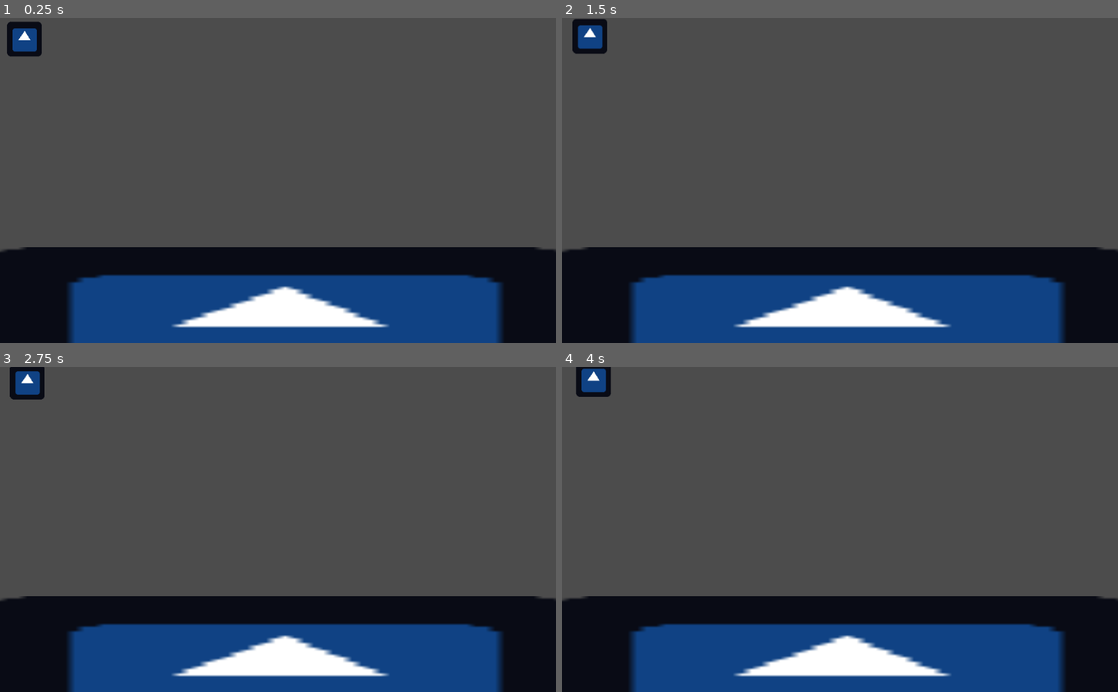
Above: before the commit, frames 1-4 (two rows, left to right).
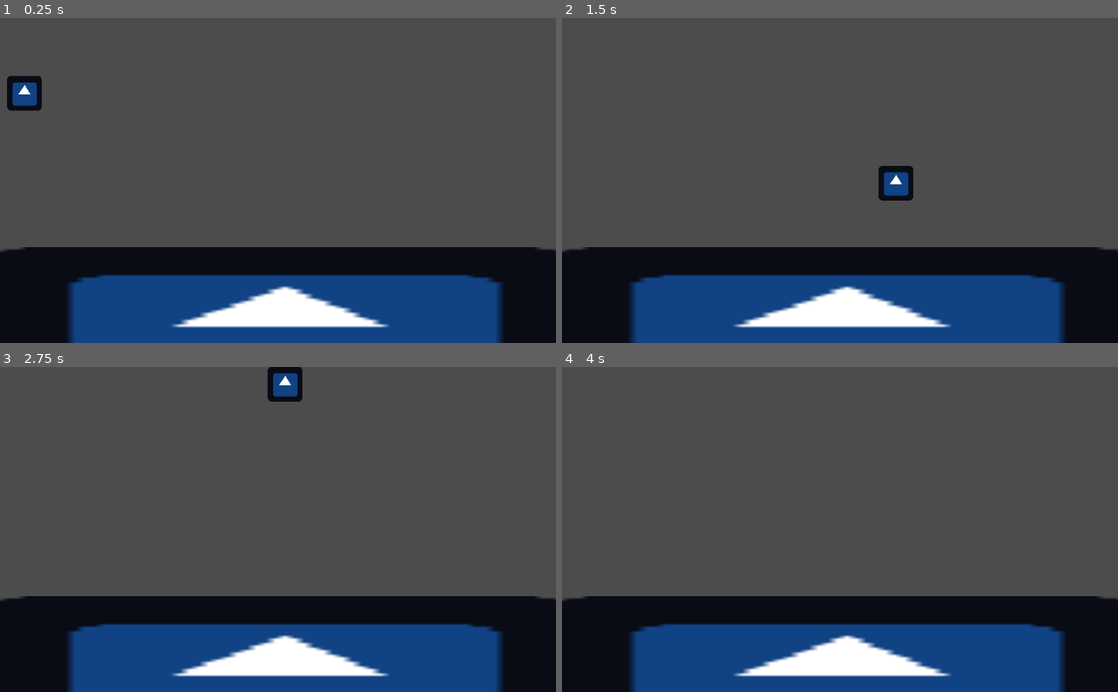
Above: after the commit, the same moments.

Repository: Tuocs/test
Game: Godot game, scene res://Node2D.tscn
Two runs of this game, one before a commit and one after it. Both use one fixed random seed, a clock stepped at 60 frames per second and the inputs below. The engine's default icon, where the game draws it, is replaced by a stand-in: a white triangle on a blue panel in a dark square.
Inputs:
- Up to frame 1 (0.25 s): no input
- Up to frame 2 (1.5 s): hold Up (ui_up) 0.53-1.28 s; hold Right (ui_right) from 0.53 s (still down); tap Up (ui_up) at 1.35 s
- Up to frame 3 (2.75 s): tap Up (ui_up) at 1.52, 1.82 s; release Right (ui_right) at 2.03 s; hold Left (ui_left) from 2.03 s (still down); hold Up (ui_up) from 2.03 s (still down)
- Up to frame 4 (4 s): release Left (ui_left) at 2.78 s; release Up (ui_up) at 2.78 s; hold Right (ui_right) from 2.78 s (still down); tap Up (ui_up) at 2.85, 3.02, 3.32 s; hold Up (ui_up) from 3.53 s (still down)

The runs differ from the first frame. In frame 1, 1.3% of the frame differs, in the area x 1-8%, y 1-29%; in frame 2, 1.3%, in the area x 1-64%, y 0-57%; in frame 3, 1.3%; in frame 4, 0.6%.

Commit message:
made jump good jump yes

Diff:
--- a/Node2D.tscn
+++ b/Node2D.tscn
@@ -19,13 +19,16 @@
 [node name="Player" type="KinematicBody2D" parent="."]
 position = Vector2( 45, 39 )
 script = ExtResource( 2 )
-movespeed = 400
 
 [node name="Sprite" type="Sprite" parent="Player"]
 texture = ExtResource( 1 )
 
 [node name="CollisionShape2D" type="CollisionShape2D" parent="Player"]
-shape = SubResource( 4 )
+shape = SubResource( 1 )
+
+[node name="JumpTimer" type="Timer" parent="Player"]
+wait_time = 0.15
+one_shot = true
 
 [node name="StaticBody2D" type="StaticBody2D" parent="."]
 position = Vector2( 517, 455 )
--- a/rigidMove.gd
+++ b/rigidMove.gd
@@ -1,9 +1,13 @@
 extends KinematicBody2D
 
 
-export var movespeed = 100
+export var moveSpeed = 600
+export var jumpSpeed = 700
+export var fallSpeed = 50
 
 const upDir = Vector2(0, -1)
+
+var velocity = Vector2()
 
 
 func _ready():
@@ -11,15 +15,27 @@
 
 
 func _process(delta):
-	var velocity = Vector2()
+	if is_on_floor():
+		velocity.y = 0
+	else:
+		velocity.y += fallSpeed
 
-	if Input.is_action_pressed("ui_up"):
-		velocity.y = -1
+	if Input.is_action_just_pressed("ui_up"):
+		$JumpTimer.start()
+	if Input.is_action_just_released("ui_up"):
+		$JumpTimer.stop()
+
+	if !$JumpTimer.is_stopped():
+		velocity.y = -jumpSpeed
+
+	#if Input.is_action_pressed("ui_up") && is_on_floor():
+	#	velocity.y = -jumpSpeed
+
 	if Input.is_action_pressed("ui_left"):
-		velocity.x = -1
-	if Input.is_action_pressed("ui_right"):
-		velocity.x = 1
+		velocity.x = -moveSpeed
+	elif Input.is_action_pressed("ui_right"):
+		velocity.x = moveSpeed
+	else:
+		velocity.x = 0
 
-
-
-	move_and_slide(velocity * delta * movespeed, upDir)
+	move_and_slide(velocity, upDir)
Not shown: 2 places in Node2D.tscn that only renumber resources
